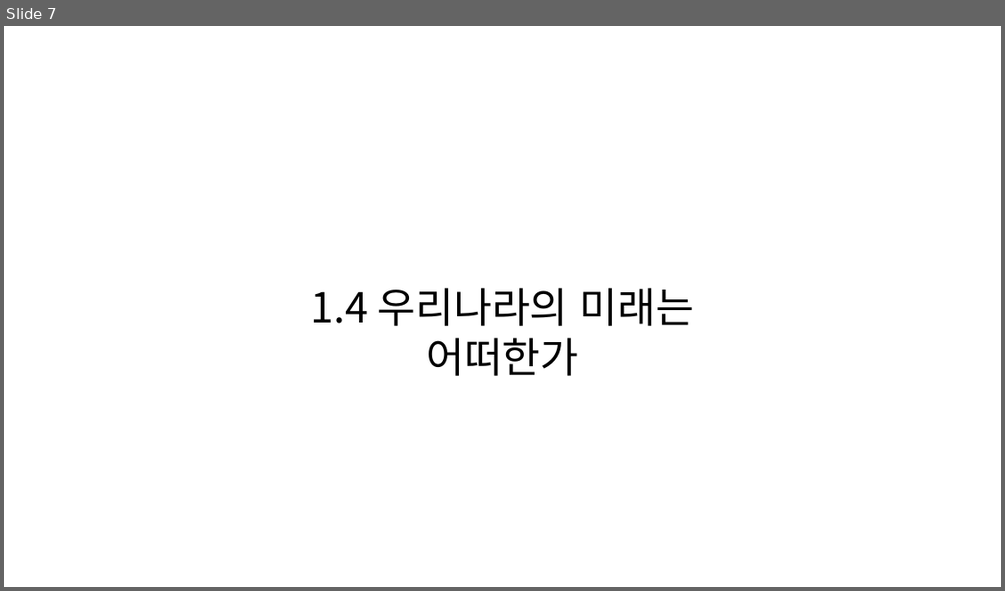
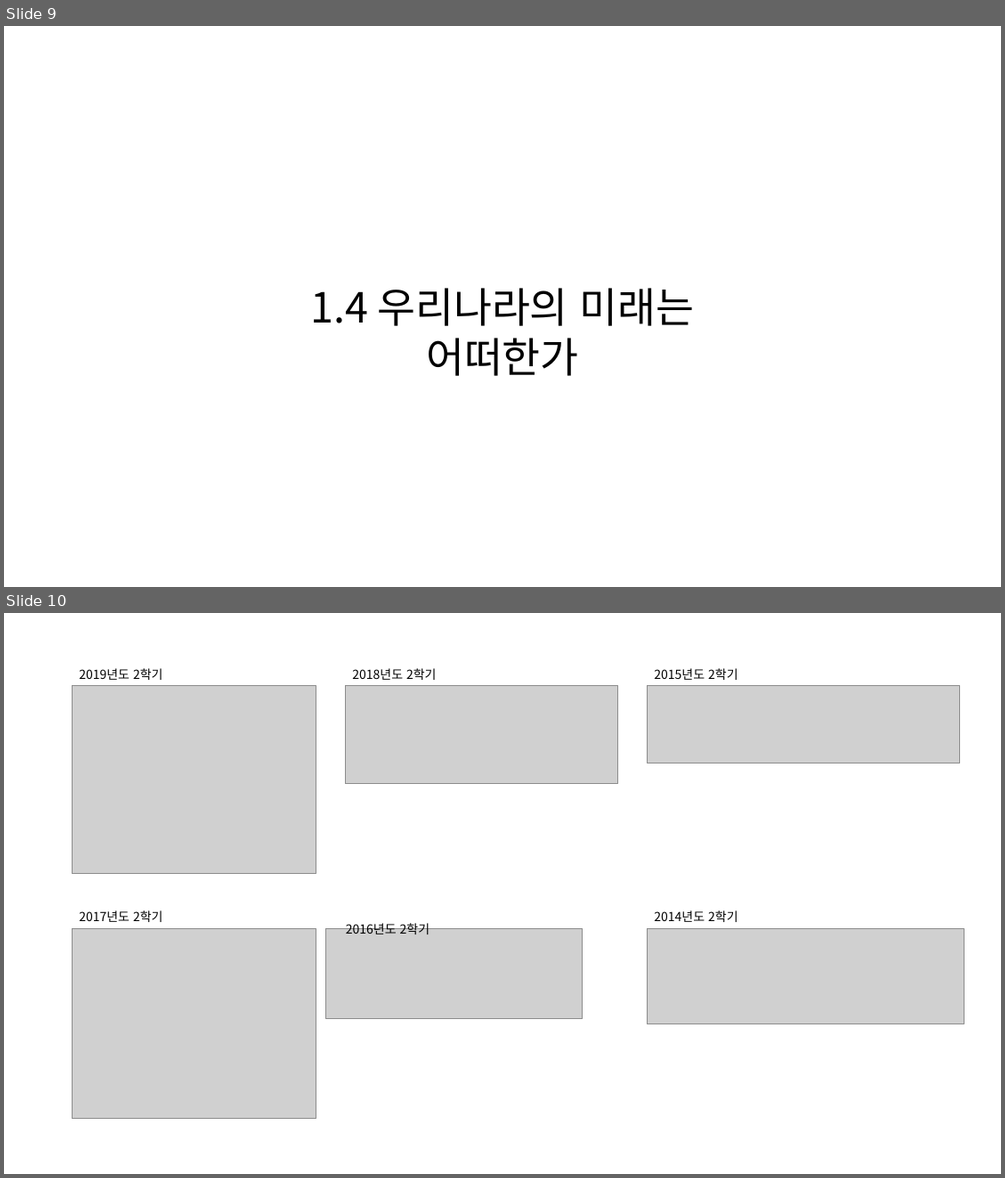
Before and after one commit to kukaro/KNOU-LIFE-AND-STATISTICS, a slide deck: previous_question/1장-우리가 사는 세상을 어떻게 살펴볼까.pptx. Shown one above the other, each under a label of ours: slide 7 before the commit, slides 9 and 10 after it. The pictures are 1005x591 and 1005x1178 pixels, drawn with LibreOffice and Linux fonts; fonts in the diff are those of the drawing; grey boxes stand for pictures. Boxes give left, top, right and bottom in pixels: in the first picture for what was removed or moved away, otherwise in the second. Text is boxed around its words. In the diff, an @@ line names an element or a change of style, - is before the commit and + after.

```diff
--- a/previous_question/1장-우리가 사는 세상을 어떻게 살펴볼까.pptx
+++ b/previous_question/1장-우리가 사는 세상을 어떻게 살펴볼까.pptx
@@ slide 10 added at [4, 613, 1001, 1174], background #FFFFFF @@
@@ picture added at [72, 686, 316, 873] @@
@@ text added at [79, 668, 162, 680], 12 pt, text #000000 @@
+2019년도 2학기
@@ picture added at [345, 686, 618, 784] @@
@@ text added at [352, 668, 436, 680], 12 pt, text #000000 @@
+2018년도 2학기
@@ picture added at [647, 686, 961, 763] @@
@@ text added at [654, 668, 737, 680], 12 pt, text #000000 @@
+2015년도 2학기
@@ picture added at [72, 929, 316, 1119] @@
@@ text added at [79, 910, 162, 922], 12 pt, text #000000 @@
+2017년도 2학기
@@ picture added at [325, 929, 582, 1019] @@
@@ text added at [346, 922, 429, 934], 12 pt, text #000000 @@
+2016년도 2학기
@@ picture added at [647, 929, 964, 1024] @@
@@ text added at [654, 910, 737, 922], 12 pt, text #000000 @@
+2014년도 2학기
@@ what was slide 7 is now slide 9 @@
```
Also in this commit, not shown: 7 other slides added, 4 slides removed.
